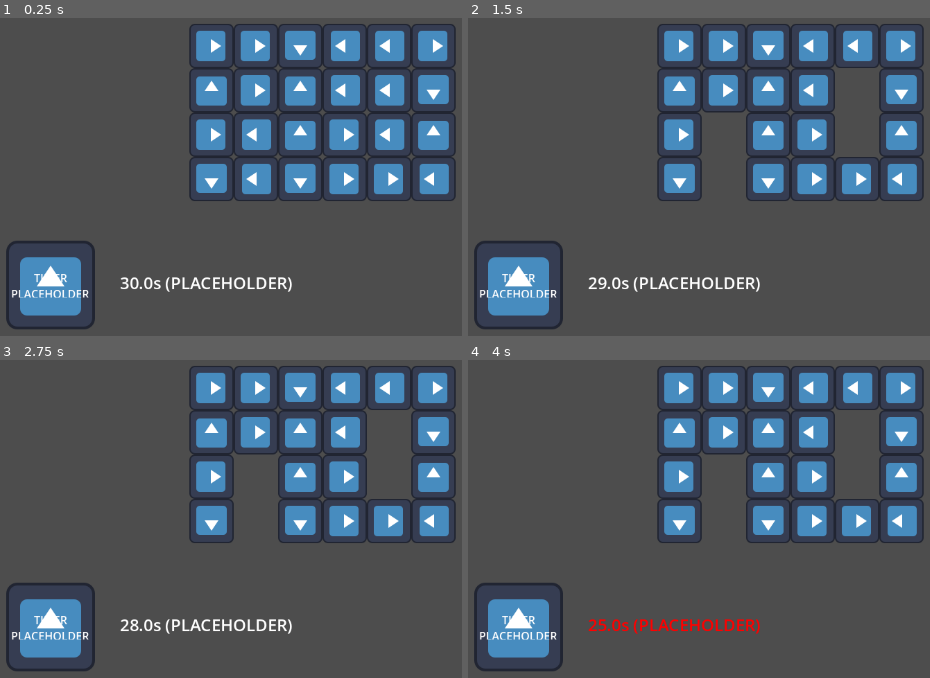
Above: before the commit, frames 1-4 (two rows, left to right).
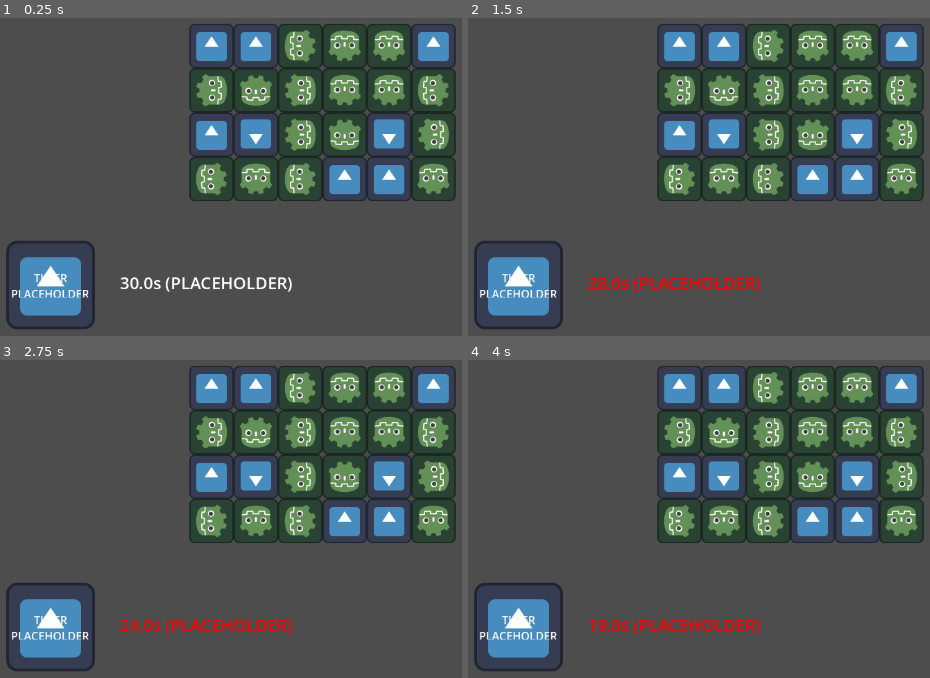
Above: after the commit, the same moments.

Repository: sbxte/gimapp25-hands-on
Game: Godot game, scene res://scenes/Main.tscn
The game is run twice, just before and just after one commit, with the same random seed, the same clock (stepped at 60 frames per second) and the same inputs. The engine's default icon, where the game draws it, is replaced by a stand-in: a white triangle on a blue panel in a dark square.
Inputs (mouse positions are in pixels of both pictures, inside the frame that each line leads up to):
- Up to frame 1 (0.25 s): no input
- Up to frame 2 (1.5 s): tap Enter at 0.5 s; drag from (856, 135) to (outside the picture) at 0.52 s; drag from (722, 135) to (749, 202) at 1.27 s
- Up to frame 3 (2.75 s): tap Space at 2 s; move the mouse to (346, 433) at 2.02 s; click (346, 433) at 2.17 s
- Up to frame 4 (4 s): drag from (814, 477) to (551, 388) at 2.77 s; drag from (722, 433) to (828, 455) at 3.52 s

The runs differ from the first frame. In frame 1, 19% of the frame differs, in the area x 41-99%, y 2-58%; in frame 2, 22%, in the area x 25-99%, y 2-87%; in frame 3, 22%; in frame 4, 21%.

Commit message:
feat: temporary 8 cat variations

Diff:
--- a/scenes/Cat.tscn
+++ b/scenes/Cat.tscn
@@ -1,14 +1,18 @@
-[gd_scene load_steps=4 format=3 uid="uid://c5vcybq0vjjbh"]
+[gd_scene load_steps=5 format=3 uid="uid://c5vcybq0vjjbh"]
 
 [ext_resource type="Script" uid="uid://cdg2o2ekfbiq5" path="res://scripts/cat.gd" id="1_2olvd"]
 [ext_resource type="Texture2D" uid="uid://ctpbnufoeo87s" path="res://icon.svg" id="1_7nueg"]
+[ext_resource type="Texture2D" uid="uid://cxrrf48l2hx04" path="res://icon2.png" id="3_spuq0"]
 
 [sub_resource type="RectangleShape2D" id="RectangleShape2D_jsqnl"]
 size = Vector2(64, 64)
 
-[node name="Cat" type="Node2D"]
+[node name="Cat" type="Node2D" node_paths=PackedStringArray("sprite")]
 z_index = -1
 script = ExtResource("1_2olvd")
+sprite = NodePath("Sprite2D")
+sprite_res1 = ExtResource("1_7nueg")
+sprite_res2 = ExtResource("3_spuq0")
 
 [node name="StaticBody2D" type="StaticBody2D" parent="."]
 input_pickable = true
--- a/scripts/cat.gd
+++ b/scripts/cat.gd
@@ -3,20 +3,43 @@
 
 @export var type: int = 1
 
-var sprite: Sprite2D
+@export var sprite: Sprite2D
 
-func _ready() -> void:
-	sprite = find_child("Sprite2D")
+@export var sprite_res1: CompressedTexture2D
+@export var sprite_res2: CompressedTexture2D
 
-func _process(_delta: float) -> void:
-	if type == 1:
-		sprite.rotation_degrees = 90
-	elif type == 2:
-		sprite.rotation_degrees = 180
-	elif type == 3:
-		sprite.rotation_degrees = 270
-	else:
-		sprite.rotation_degrees = 0
+func set_type(type: int) -> void:
+	match type:
+		1:
+			sprite.texture = sprite_res1
+			sprite.rotation_degrees = 0
+		2:
+			sprite.texture = sprite_res1
+			sprite.rotation_degrees = 90
+		3:
+			sprite.texture = sprite_res1
+			sprite.rotation_degrees = 180
+		4:
+			sprite.texture = sprite_res1
+			sprite.rotation_degrees = 270
+		5:
+			sprite.texture = sprite_res2
+			sprite.rotation_degrees = 0
+		6:
+			sprite.texture = sprite_res2
+			sprite.rotation_degrees = 90
+		7:
+			sprite.texture = sprite_res2
+			sprite.rotation_degrees = 180
+		8:
+			sprite.texture = sprite_res2
+			sprite.rotation_degrees = 270
+		_: pass
+	self.type = type
+	queue_redraw()
+
+# func set_texture(resource: Texture2D):
+# 	sprite.texture = resource
 
 func _on_static_body_2d_input_event(_viewport: Node, event: InputEvent, _shape_idx: int) -> void:
 	if event is InputEventMouseButton:
--- a/scripts/main.gd
+++ b/scripts/main.gd
@@ -127,7 +127,7 @@
 		cells_taken.fill(false)
 
 		for p in range(pairs):
-			var type = randi_range(1, 4)
+			var type = randi_range(1, 8)
 			for _i in range(2):
 				# Pos vec aligned with origin (0,0) at the top left corner of the i-th onion layer
 				# And (width - 1, height - 1) at the bottom right corner of the i-th onion layer
@@ -164,7 +164,7 @@
 				instance.position = \
 					Vector2(pos_shift.x * snap_vec.x, pos_shift.y * snap_vec.y) \
 					+ Vector2(grid_shift.x, grid_shift.y) - snap_vec / 2
-				instance.type = type
+				instance.set_type(type)
 				instance.add_to_group("Cats")
 				add_child(instance)
 
Binary file added: icon2.png
Not shown, added: icon2.png.import
